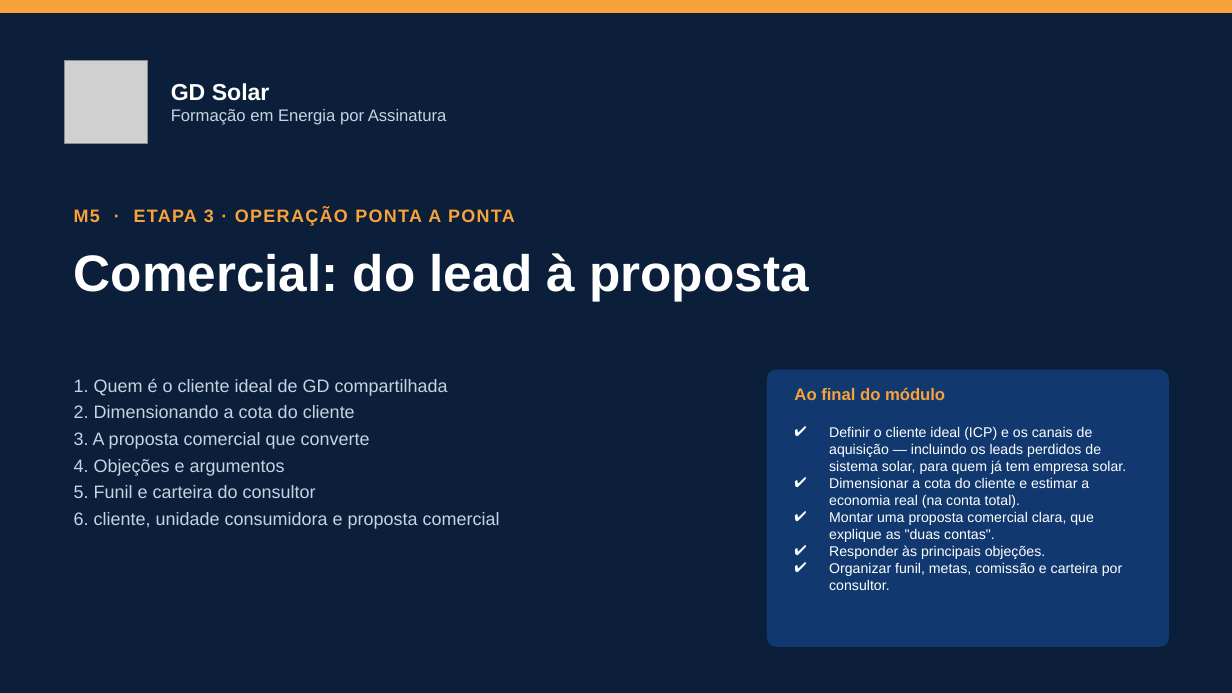
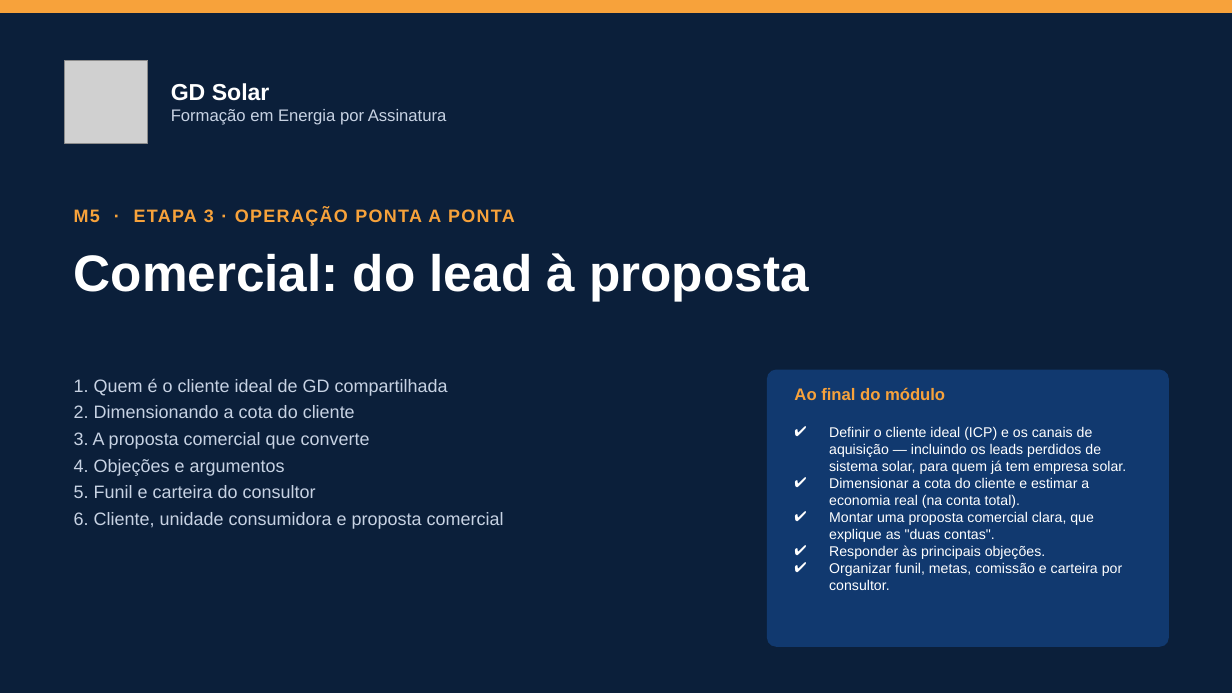
Before and after one commit to marcelo-braga-dev/casaverde, a slide deck: slide 1 of docs/curso/slides/m05-comercial.pptx. Drawn at 1232x693 pixels with LibreOffice and Linux fonts; fonts in the diff are those of the drawing; grey boxes stand for pictures. Boxes give left, top, right and bottom in pixels: in the first picture for what was removed or moved away, otherwise in the second. Text is boxed around its words. In the diff, an @@ line names an element or a change of style, - is before the commit and + after.

```diff
--- a/docs/curso/slides/m05-comercial.pptx
+++ b/docs/curso/slides/m05-comercial.pptx
@@ text at <box>74,512,504,529</box>: text changed @@
-6. cliente, unidade consumidora e proposta comercial
+6. Cliente, unidade consumidora e proposta comercial
```
Also in this commit, not shown: 9 other slides changed, 1 slide added, 1 slide removed, 16 other files.
